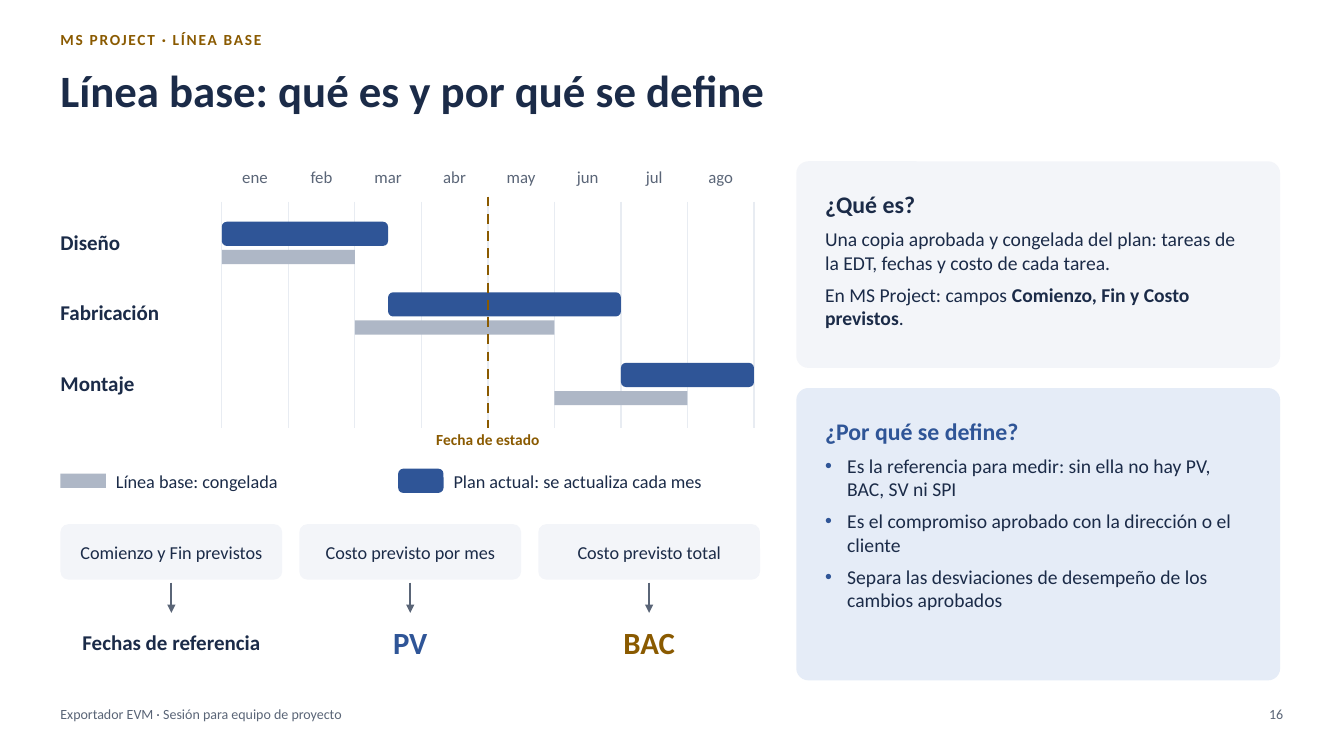
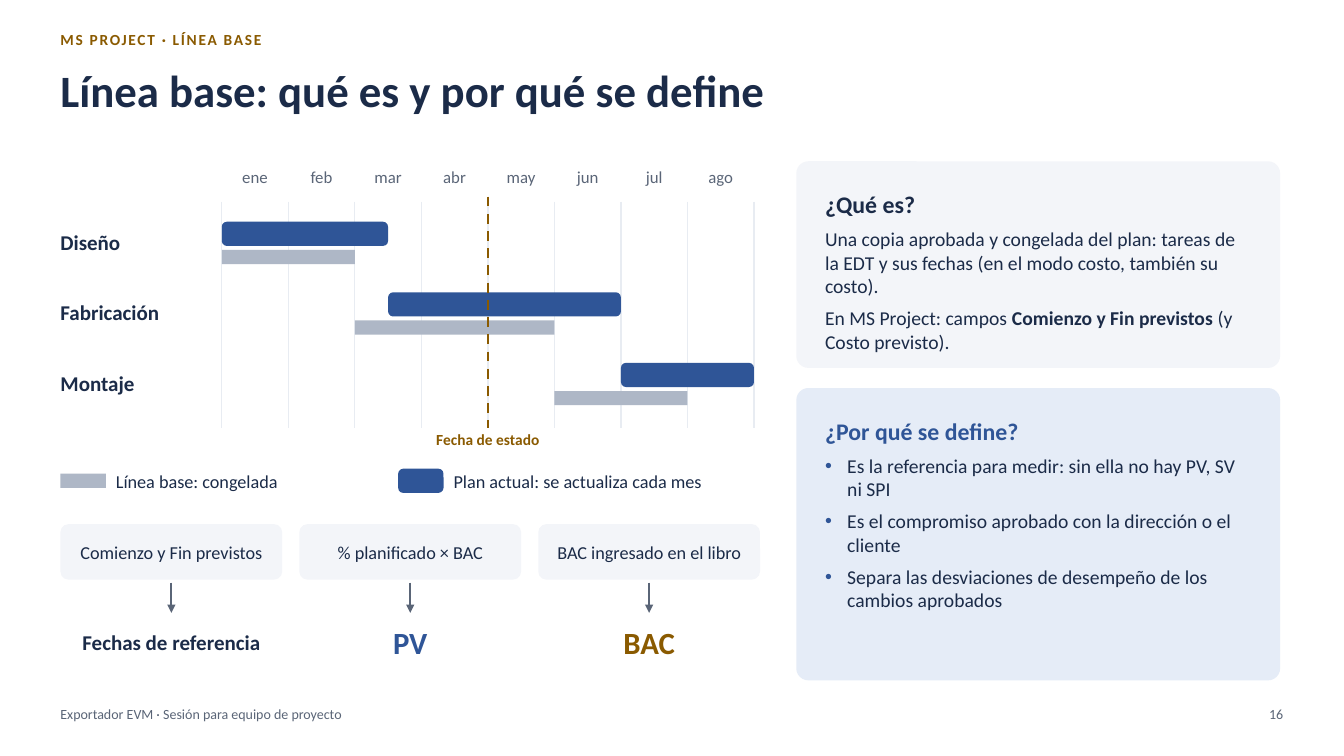
Before and after one commit to MarceloSalazar/evm-automation, a slide deck: slide 16 of docs/presentacion-jefes-de-proyecto.pptx. Drawn at 1344x756 pixels with LibreOffice and Linux fonts; fonts in the diff are those of the drawing. Boxes give left, top, right and bottom in pixels: in the first picture for what was removed or moved away, otherwise in the second. Text is boxed around its words. In the diff, an @@ line names an element or a change of style, - is before the commit and + after.

Commit message:
Documentación, capturas y presentación del modo porcentaje (versión 2.0.0)
- docs/modo-porcentaje.md: modo por defecto, pesos de tareas e hitos, multi-empresa, hojas, cierre
  mensual, cambios de BAC y diferencias con el modo costo.
- README, tutorial, configuración, multi-empresa, preparación en MS Project, métodos, libro Excel,
  comandos, validaciones, proceso de reporte, varios archivos, glosario y desarrollo actualizados;
  los documentos del modo costo indican que se aplican a ese modo.
- Capturas del libro regeneradas en el modo porcentaje (nuevas: % PV, % EV, % PV-EmpresaA).
- Presentación: presupuesto en el libro, curva por duración e hitos, cifras del ejemplo y capturas
  nuevas; portada con la versión 2.0.0 y PDF.
- Versión 2.0.0 y su entrada en CHANGELOG.md.

```diff
--- a/docs/presentacion-jefes-de-proyecto.pptx
+++ b/docs/presentacion-jefes-de-proyecto.pptx
@@ text in rounded rectangle at bbox=[825, 232, 1235, 352]: text changed @@
-Una copia aprobada y congelada del plan: tareas de la EDT, fechas y costo de cada tarea.
-En MS Project: campos Comienzo, Fin y Costo previstos.
+Una copia aprobada y congelada del plan: tareas de la EDT y sus fechas (en el modo costo, también su costo).
+En MS Project: campos Comienzo y Fin previstos (y Costo previsto).
@@ text in rounded rectangle at bbox=[847, 459, 1235, 496]: text changed @@
-• Es la referencia para medir: sin ella no hay PV, BAC, SV ni SPI
+• Es la referencia para medir: sin ella no hay PV, SV ni SPI
@@ text in rounded rectangle at bbox=[355, 546, 483, 562]: text changed @@
-Costo previsto por mes
+% planificado × BAC
@@ text in rounded rectangle at bbox=[557, 546, 741, 562]: text changed @@
-Costo previsto total
+BAC ingresado en el libro
```
Also in this commit, not shown: 25 other slides changed, 49 other files.
